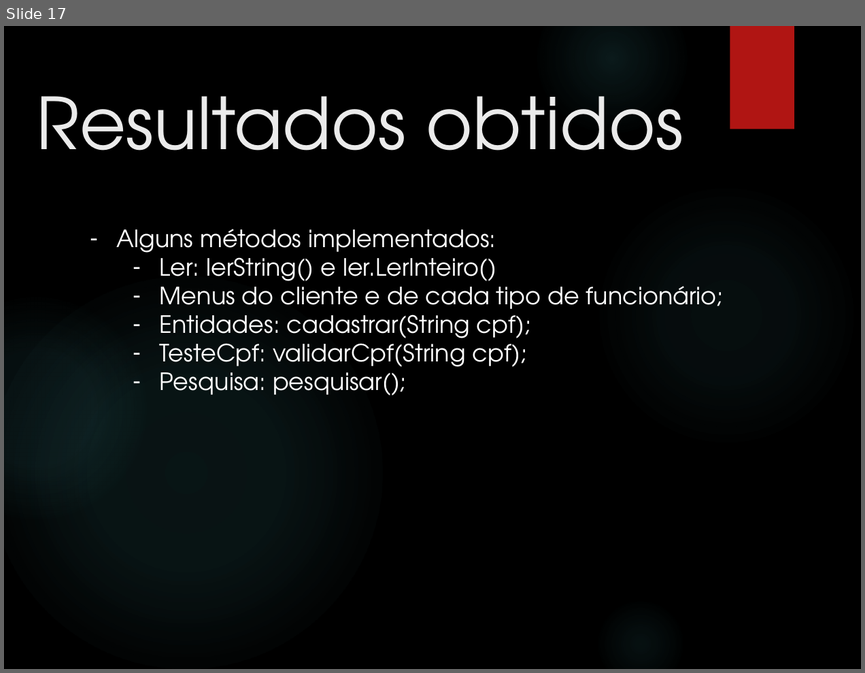
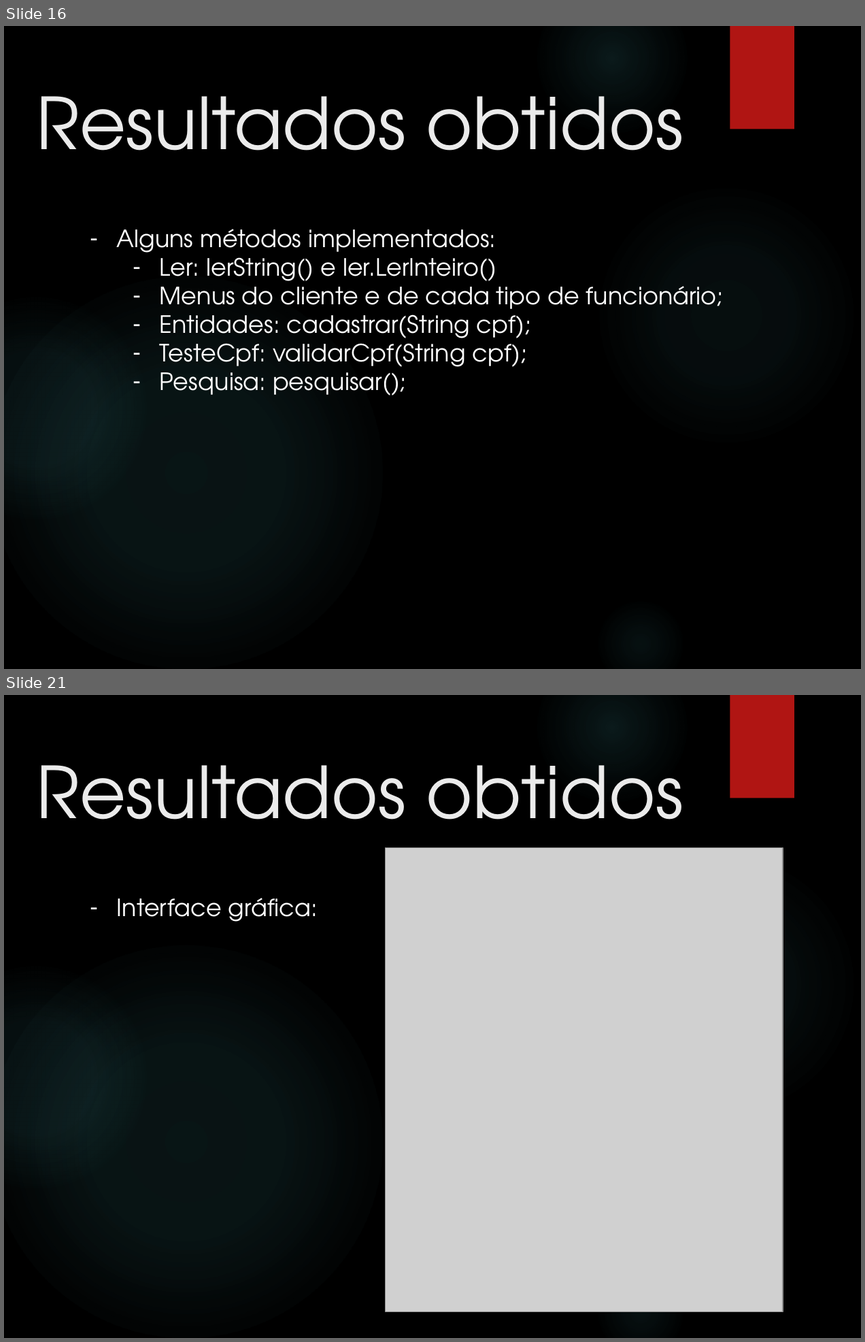
Before and after one commit to rafa7lima/SistemaVoo2.0, a slide deck: Apresentação/Apresentação Grupo 7_MOD.pptx. Shown one above the other, each under a label of ours: slide 17 before the commit, slides 16 and 21 after it; the slides between them are not shown. The pictures are 865x673 and 865x1342 pixels, drawn with LibreOffice and Linux fonts; fonts in the diff are those of the drawing; grey boxes stand for pictures; background and template pictures are left out. Boxes give left, top, right and bottom in pixels: in the first picture for what was removed or moved away, otherwise in the second. Text is boxed around its words. In the diff, an @@ line names an element or a change of style, - is before the commit and + after.

```diff
--- a/Apresentação/Apresentação Grupo 7_MOD.pptx
+++ b/Apresentação/Apresentação Grupo 7_MOD.pptx
@@ slide 21 added at [4, 695, 861, 1338], background picture (left out); not listed: 6 template elements that a slide beside it also shows @@
@@ title added at [37, 765, 683, 850], 60 pt, text #EBEBEB @@
+Resultados obtidos
@@ picture added at [385, 847, 783, 1311] @@
@@ text added at [117, 898, 317, 921], 20 pt, text #FFFFFF @@
+– Interface gráfica:
@@ what was slide 17 is now slide 16 @@
```
Also in this commit, not shown: 5 slides changed, 4 other slides added.
